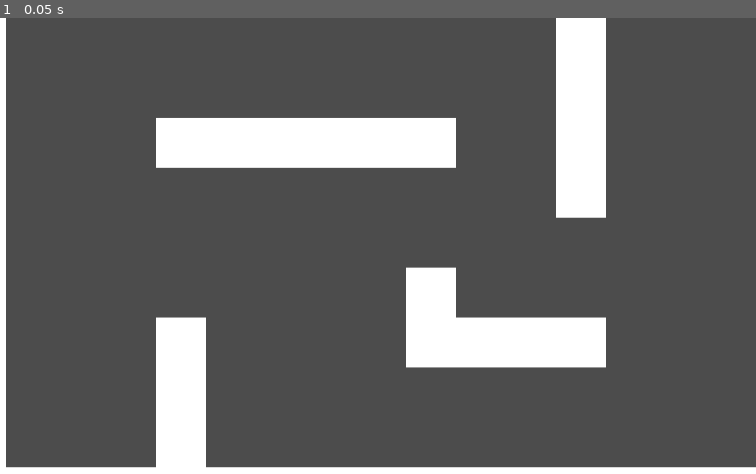
Above: before the commit, frame 1.
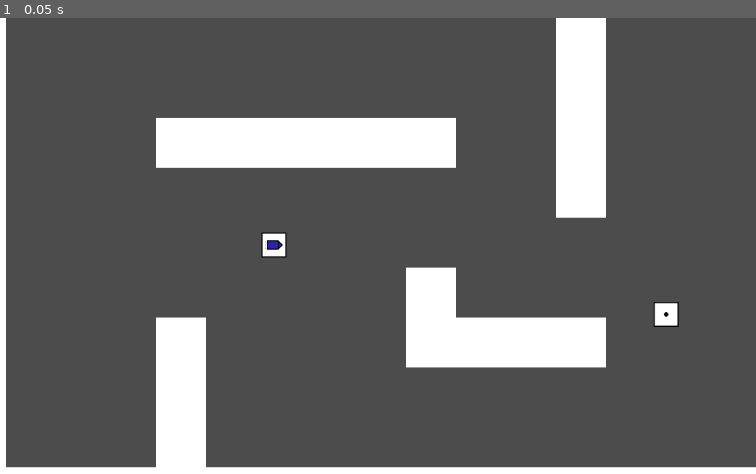
Above: after the commit, the same moment.

Repository: wovri-github/godot_tanks_server
Game: Godot game, scene res://Main/Main.tscn
Same seed, same stepped clock (60 frames per second), same inputs: the game is played once before the commit and once after it.
Inputs:
- Up to frame 1 (0.05 s): no input

The runs differ from the first frame. In frame 1, 0.3% of the frame differs, in the area x 34-90%, y 46-68%.

Commit message:
Implement ammo on server - add ammo boxes - repair bugs connected with coping data from client

Diff:
--- a/Main/Game/Game.gd
+++ b/Main/Game/Game.gd
@@ -4,8 +4,8 @@
 enum AMMO_TYPES {BULLET, ROCKET, FRAG_BOMB}
 var projectiles_modelS = {
 	AMMO_TYPES.BULLET: preload("res://Player/Projectiles/Bullet.tscn"),
-	AMMO_TYPES.ROCKET: null,
-	AMMO_TYPES.FRAG_BOMB: null,
+	AMMO_TYPES.ROCKET: preload("res://Player/Projectiles/Rocket.tscn"),
+	AMMO_TYPES.FRAG_BOMB: preload("res://Player/Projectiles/FragBomb.tscn"),
 }
 const BULLET_SPEED = 200
 
@@ -28,13 +28,18 @@
 func spawn_bullet(player_id, turret_rotation, ammo_type):
 	if !is_player_alive(player_id):
 		return
-	get_node("Players/" + str(player_id)).rotate_turret(turret_rotation)
-	var spawn_position = get_node("Players/" + str(player_id)).get_bullet_spawn()
+	var player_n = get_node("Players/" + str(player_id))
+	if player_n.special_ammo[ammo_type] == 0:
+		print("[Game]: Player ", player_id, " want to shoot without ammo!")
+		return null
+	player_n.special_ammo[ammo_type] -= 1
+	player_n.rotate_turret(turret_rotation)
+	var spawn_position = player_n.get_bullet_spawn()
 	var bullet_inst = projectiles_modelS[ammo_type].instance()
 	var velocity = Vector2.UP.rotated(turret_rotation) * BULLET_SPEED
 	bullet_inst.position = spawn_position
 	bullet_inst.set_linear_velocity(velocity)
-	bullet_inst.player_path = get_node("Players/" + str(player_id)).get_path()
+	bullet_inst.player_path = player_n.get_path()
 	$Projectiles.add_child(bullet_inst, true)
 	return {"Name": bullet_inst.name, "SP": spawn_position,"V": velocity, "AT": ammo_type}
 
@@ -45,13 +50,6 @@
 		return
 	for player_id in playerS_stance:
 		update_player_position(player_id, playerS_stance[player_id])
-
-#func _physics_process(delta):
-#	var playerS_stance = get_parent().playerS_stance
-#	if playerS_stance.empty() == true:
-#		return
-#	for player_id in playerS_stance:
-#		update_player_position(player_id, playerS_stance[player_id])
 
 func update_player_position(player_id, player_stance):
 	if !is_player_alive(player_id):
--- a/Main/Game/Map/Map.gd
+++ b/Main/Game/Map/Map.gd
@@ -2,6 +2,7 @@
 
 onready var tilemap_n = $"%TileMap"
 onready var spawn_points_n = $"%SpawnPoints"
+onready var ammo_boxes_n = $"%AmmoBoxes"
 
 var last_spawn_point = 0
 onready var spawn_pointS: Array = spawn_points_n.get_children()
@@ -14,7 +15,19 @@
 	last_spawn_point %= spawn_pointS.size()
 	return spawn_point.position
 
+func get_ammo_boxes():
+	var ammo_boxes_data: Array = []
+	for ab in ammo_boxes_n.get_children():
+		ammo_boxes_data.append({
+			"P": ab.get_position(),
+			"Type": ab.type,
+		})
+	return ammo_boxes_data
 
 
-func get_mapset():
-	return tilemap_n.get_used_cells()
+func get_map_data():
+	var map_data = {
+		"MapSet": tilemap_n.get_used_cells(),
+		"AB": get_ammo_boxes()
+	}
+	return map_data
--- a/Main/Game/Map/Map.tscn
+++ b/Main/Game/Map/Map.tscn
@@ -1,7 +1,9 @@
-[gd_scene load_steps=5 format=2]
+[gd_scene load_steps=7 format=2]
 
 [ext_resource path="res://textures/square64.png" type="Texture" id=1]
 [ext_resource path="res://Main/Game/Map/Map.gd" type="Script" id=2]
+[ext_resource path="res://Objects/AmmoBox.tscn" type="PackedScene" id=3]
+[ext_resource path="res://textures/rocket.png" type="Texture" id=4]
 
 [sub_resource type="ConvexPolygonShape2D" id=4]
 points = PoolVector2Array( 0, 0, 64, 0, 64, 64, 0, 64 )
@@ -54,3 +56,19 @@
 
 [node name="SP4" type="Position2D" parent="SpawnPoints"]
 position = Vector2( 933, 84 )
+
+[node name="AmmoBoxes" type="Node" parent="."]
+unique_name_in_owner = true
+
+[node name="AmmoBox" parent="AmmoBoxes" instance=ExtResource( 3 )]
+position = Vector2( 407, 291 )
+type = 1
+
+[node name="TypeSprite" parent="AmmoBoxes/AmmoBox" index="2"]
+texture = ExtResource( 4 )
+
+[node name="AmmoBox2" parent="AmmoBoxes" instance=ExtResource( 3 )]
+position = Vector2( 909, 380 )
+
+[editable path="AmmoBoxes/AmmoBox"]
+[editable path="AmmoBoxes/AmmoBox2"]
--- a/Main/Main.gd
+++ b/Main/Main.gd
@@ -38,7 +38,7 @@
 		"SP": spawn_point,
 		"PlayerSTemplateData": get_playerS_data(),
 		"PlayerSCorpses": get_playerS_corpses(),
-		"MapSet": map_n.get_mapset(),
+		"MapData": map_n.get_map_data(),
 	}
 	Transfer.send_init_data(player_id, init_data)
 	Transfer.send_new_player(player_id, player_name, spawn_point)
@@ -87,4 +87,5 @@
 func player_shoot(player_id, player_stance, ammo_type):
 	game_n.update_player_position(player_id, player_stance)
 	var bullet_data = game_n.spawn_bullet(player_id, player_stance.TR, ammo_type)
-	Transfer.send_shoot(player_id, bullet_data)
+	if bullet_data != null:
+		Transfer.send_shoot(player_id, bullet_data)
--- /dev/null
+++ b/Objects/AmmoBox.gd
@@ -0,0 +1,18 @@
+tool
+extends Area2D
+
+export(Ammunition.TYPES) var type = Ammunition.TYPES.ROCKET setget set_type
+
+
+
+func set_type(_type):
+	type = _type
+	if Engine.editor_hint:
+		var sprite = $"%TypeSprite"
+		sprite.texture = Ammunition.get_box_texture(type)
+
+func _on_AmmoBox_body_entered(body):
+	if !body.is_in_group("Players"):
+		return
+	body.special_ammo[type] += 1
+	queue_free()
--- /dev/null
+++ b/Objects/AmmoBox.tscn
@@ -0,0 +1,27 @@
+[gd_scene load_steps=5 format=2]
+
+[ext_resource path="res://textures/ammo_box.png" type="Texture" id=1]
+[ext_resource path="res://Objects/AmmoBox.gd" type="Script" id=2]
+[ext_resource path="res://textures/bullet.png" type="Texture" id=3]
+
+[sub_resource type="RectangleShape2D" id=1]
+extents = Vector2( 32, 32 )
+
+[node name="AmmoBox" type="Area2D"]
+scale = Vector2( 0.5, 0.5 )
+collision_layer = 8
+script = ExtResource( 2 )
+type = 2
+
+[node name="MainSprite" type="Sprite" parent="."]
+texture = ExtResource( 1 )
+
+[node name="CollisionShape2D" type="CollisionShape2D" parent="."]
+shape = SubResource( 1 )
+
+[node name="TypeSprite" type="Sprite" parent="."]
+unique_name_in_owner = true
+scale = Vector2( 0.7, 0.7 )
+texture = ExtResource( 3 )
+
+[connection signal="body_entered" from="." to="." method="_on_AmmoBox_body_entered"]
--- /dev/null
+++ b/Objects/TileAmmoBox.gd
@@ -0,0 +1,16 @@
+tool
+extends Area2D
+
+export(Ammunition.TYPES) var type = Ammunition.TYPES.ROCKET setget set_type
+
+
+
+func set_type(_type):
+	if Engine.editor_hint:
+		var sprite = $"%TypeSprite"
+		type = _type
+		sprite.texture = Ammunition.get_box_texture(type)
+
+func _on_AmmoBox_body_entered(player):
+	player.special_ammo[type] += 1
+	queue_free()
--- a/Player/Projectiles/Bullet.gd
+++ b/Player/Projectiles/Bullet.gd
@@ -1,19 +1 @@
-extends RigidBody2D
-
-var player_path = NodePath("")
-
-
-
-func _on_LifeTime_timeout():
-	queue_free()
-
-
-
-func _on_Bullet_body_entered(body):
-	if !body.is_in_group("Player"): return
-	var player = get_node_or_null(player_path)
-	if !(player == null):
-		player.score += 1
-		Transfer.send_score_update(player.name, player.score)
-	body.die(name)
-	queue_free()
+extends Projectile
--- a/Player/Projectiles/Bullet.tscn
+++ b/Player/Projectiles/Bullet.tscn
@@ -10,8 +10,8 @@
 radius = 8.0
 
 [node name="Bullet" type="RigidBody2D" groups=["Projectile"]]
-collision_layer = 2
-collision_mask = 7
+collision_layer = 0
+collision_mask = 0
 physics_material_override = SubResource( 3 )
 gravity_scale = 0.0
 contacts_reported = 1
@@ -27,5 +27,5 @@
 one_shot = true
 autostart = true
 
-[connection signal="body_entered" from="." to="." method="_on_Bullet_body_entered"]
+[connection signal="body_entered" from="." to="." method="_on_Projectile_body_entered"]
 [connection signal="timeout" from="LifeTime" to="." method="_on_LifeTime_timeout"]
--- /dev/null
+++ b/Player/Projectiles/FragBomb.gd
@@ -0,0 +1,28 @@
+extends Projectile
+
+const FRAG_COUNT = 30
+const FRAG_SPEED = 150
+const FRAG_SCALE = 0.5
+const FRAG_LIFETIME_MULTIPLIER = 0.2
+const BULLET_TSCN =  preload("res://Player/Projectiles/Bullet.tscn")
+
+
+func spawn_frag(rotation):
+	var frag_inst = BULLET_TSCN.instance()
+	var frag_timer: Timer = frag_inst.get_node("LifeTime")
+	frag_timer.wait_time *= FRAG_LIFETIME_MULTIPLIER
+	var frag_col_shape : CollisionShape2D = frag_inst.get_node("CollisionShape2D")
+	frag_col_shape.set_scale(frag_col_shape.scale * FRAG_SCALE)
+	var velocity = Vector2.UP.rotated(rotation)
+	frag_inst.position = position + 1 * velocity # separate frags from each other
+	frag_inst.set_linear_velocity(velocity * FRAG_SPEED)
+	get_node("/root/Main/Game/Projectiles").add_child(frag_inst)
+
+func explode():
+	for n in range(FRAG_COUNT):
+		var rotation = 2 * PI * n / FRAG_COUNT
+		call_deferred("spawn_frag", rotation)
+	.die()	#call super die() function
+
+func die():
+	explode()
--- /dev/null
+++ b/Player/Projectiles/FragBomb.tscn
@@ -0,0 +1,34 @@
+[gd_scene load_steps=5 format=2]
+
+[ext_resource path="res://textures/bullet.png" type="Texture" id=1]
+[ext_resource path="res://Player/Projectiles/FragBomb.gd" type="Script" id=2]
+
+[sub_resource type="PhysicsMaterial" id=2]
+friction = 0.0
+bounce = 1.0
+
+[sub_resource type="CircleShape2D" id=1]
+radius = 8.0
+
+[node name="FragBomb" type="RigidBody2D" groups=["Projectiles"]]
+collision_layer = 2
+collision_mask = 2
+physics_material_override = SubResource( 2 )
+gravity_scale = 0.0
+contacts_reported = 1
+contact_monitor = true
+script = ExtResource( 2 )
+
+[node name="Sprite" type="Sprite" parent="."]
+texture = ExtResource( 1 )
+
+[node name="CollisionShape2D" type="CollisionShape2D" parent="."]
+shape = SubResource( 1 )
+
+[node name="LifeTime" type="Timer" parent="."]
+wait_time = 5.0
+one_shot = true
+autostart = true
+
+[connection signal="body_entered" from="." to="." method="_on_Projectile_body_entered"]
+[connection signal="timeout" from="LifeTime" to="." method="_on_LifeTime_timeout"]
--- /dev/null
+++ b/Player/Projectiles/Projectile.gd
@@ -0,0 +1,27 @@
+extends RigidBody2D
+class_name Projectile
+
+var player_path = NodePath("")
+
+
+# [info] Server doesn't have ammo_left property
+func _init():
+	# collision and mask for every projectile
+	set_collision_layer(2)
+	set_collision_mask(7)
+
+func _on_LifeTime_timeout():
+	die()
+
+func die():
+	queue_free()
+
+func _on_Projectile_body_entered(body):
+
+	if !body.is_in_group("Players"): return
+	var player = get_node_or_null(player_path)
+	if !(player == null):
+		player.score += 1
+		Transfer.send_score_update(player.name, player.score)
+	body.die(name)
+	queue_free()
--- /dev/null
+++ b/Player/Projectiles/Rocket.gd
@@ -0,0 +1,32 @@
+extends Projectile
+
+const SPEED = 200
+const FOLLOW_SPEED = 5
+
+var target : KinematicBody2D = null
+
+
+
+func _on_StartTargeting_timeout():
+	_set_target()
+
+func _set_target():
+	var t = null
+	var d = INF
+	for player_node in get_tree().get_nodes_in_group("Players"):
+#		if player_node.dead:
+#			continue
+		var cd = global_transform.origin.distance_to(player_node.global_transform.origin)
+		if cd < d:
+			d = cd
+			t = player_node
+	target = t
+
+func _integrate_forces(_state):
+	if !target:
+		rotation = linear_velocity.angle()
+		return
+	rotation = global_transform.origin.angle_to_point(target.global_transform.origin) + PI
+	linear_velocity = linear_velocity.linear_interpolate(\
+			(target.global_transform.origin.direction_to(global_transform.origin) * -SPEED), \
+			_state.get_step()*FOLLOW_SPEED)
--- /dev/null
+++ b/Player/Projectiles/Rocket.tscn
@@ -0,0 +1,43 @@
+[gd_scene load_steps=5 format=2]
+
+[ext_resource path="res://Player/Projectiles/Rocket.gd" type="Script" id=1]
+[ext_resource path="res://textures/rocket.png" type="Texture" id=2]
+
+[sub_resource type="PhysicsMaterial" id=2]
+friction = 0.0
+bounce = 1.0
+
+[sub_resource type="CircleShape2D" id=1]
+
+[node name="Rocket" type="RigidBody2D" groups=["Projectiles"]]
+collision_layer = 0
+collision_mask = 0
+physics_material_override = SubResource( 2 )
+gravity_scale = 0.0
+contacts_reported = 1
+contact_monitor = true
+can_sleep = false
+script = ExtResource( 1 )
+
+[node name="Sprite" type="Sprite" parent="."]
+position = Vector2( -2.5, 1.19209e-07 )
+scale = Vector2( 0.515625, 0.375 )
+texture = ExtResource( 2 )
+
+[node name="CollisionShape2D" type="CollisionShape2D" parent="."]
+position = Vector2( -2.5, -7.10543e-15 )
+shape = SubResource( 1 )
+
+[node name="LifeTime" type="Timer" parent="."]
+wait_time = 20.0
+one_shot = true
+autostart = true
+
+[node name="StartTargeting" type="Timer" parent="."]
+wait_time = 2.0
+one_shot = true
+autostart = true
+
+[connection signal="body_entered" from="." to="." method="_on_Projectile_body_entered"]
+[connection signal="timeout" from="LifeTime" to="." method="_on_LifeTime_timeout"]
+[connection signal="timeout" from="StartTargeting" to="." method="_on_StartTargeting_timeout"]
--- a/Player/TankModel.gd
+++ b/Player/TankModel.gd
@@ -3,6 +3,11 @@
 onready var wall = $Hitbox.duplicate(true)
 onready var game_n = $"/root/Main/Game"
 
+var special_ammo = {
+	Ammunition.TYPES.BULLET : INF,
+	Ammunition.TYPES.ROCKET : 0,
+	Ammunition.TYPES.FRAG_BOMB : 0
+}
 var score = 0
 var player_name = "Player" # defined when spawning
 
--- a/Player/TankModel.tscn
+++ b/Player/TankModel.tscn
@@ -5,7 +5,7 @@
 [sub_resource type="RectangleShape2D" id=1]
 extents = Vector2( 24, 32 )
 
-[node name="Tank" type="KinematicBody2D" groups=["Player"]]
+[node name="Tank" type="KinematicBody2D" groups=["Players"]]
 collision_mask = 0
 script = ExtResource( 1 )
 
--- /dev/null
+++ b/Singletons/Ammunition.gd
@@ -0,0 +1,15 @@
+extends Reference
+class_name Ammunition
+
+enum TYPES{BULLET, ROCKET, FRAG_BOMB}
+
+
+const _ammo_box_texture = {
+	TYPES.BULLET: preload("res://textures/bullet.png"),
+	TYPES.ROCKET: preload("res://textures/rocket.png"),
+	TYPES.FRAG_BOMB: preload("res://textures/bullet.png")
+}
+
+
+static func get_box_texture(name):
+	return _ammo_box_texture[name]
--- a/project.godot
+++ b/project.godot
@@ -10,12 +10,24 @@
 
 _global_script_classes=[ {
 "base": "Reference",
+"class": "Ammunition",
+"language": "GDScript",
+"path": "res://Singletons/Ammunition.gd"
+}, {
+"base": "Reference",
 "class": "Dir",
 "language": "GDScript",
 "path": "res://Singletons/Paths.gd"
+}, {
+"base": "RigidBody2D",
+"class": "Projectile",
+"language": "GDScript",
+"path": "res://Player/Projectiles/Projectile.gd"
 } ]
 _global_script_class_icons={
-"Dir": ""
+"Ammunition": "",
+"Dir": "",
+"Projectile": ""
 }
 
 [application]
@@ -41,6 +53,7 @@
 2d_physics/layer_1="player"
 2d_physics/layer_2="projectile"
 2d_physics/layer_3="object"
+2d_physics/layer_4="ammo_box"
 "<<<<<<<HEAD[locale]locale_filter"=[ 0, [  ] ]
 
 [locale]
Binary file added: textures/ammo_box.png
Not shown, added: textures/ammo_box.png.import
Binary file added: textures/bullet.png
Not shown, added: textures/bullet.png.import
Binary file added: textures/rocket.png
Not shown, added: textures/rocket.png.import
